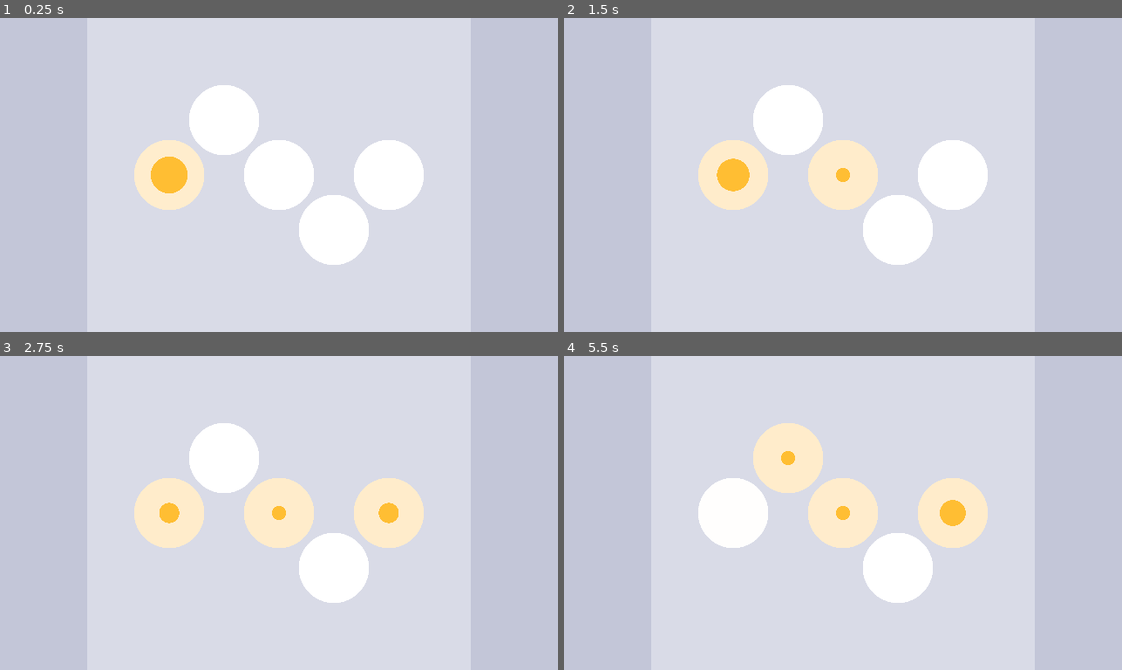
Above: before the commit, frames 1-4 (two rows, left to right).
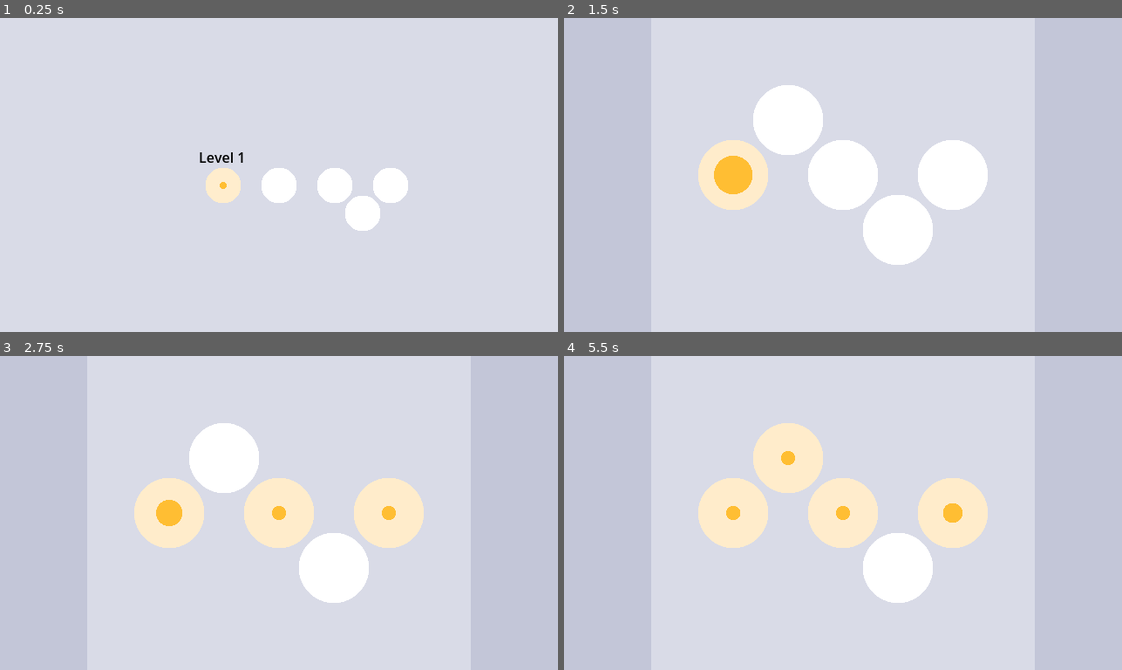
Above: after the commit, the same moments.

Repository: daviddegelder/Holey
Game: Godot game, scene res://main.tscn
The game is run twice, just before and just after one commit, with the same random seed, the same clock (stepped at 60 frames per second) and the same inputs. Before the commit the project starts from res://UI/ui.tscn.
Inputs (mouse positions are in pixels of both pictures, inside the frame that each line leads up to):
- Up to frame 1 (0.25 s): no input
- Up to frame 2 (1.5 s): tap Enter (ui_accept) at 0.5, 0.6, 0.77, 1.07, 1.25 s; move the mouse to (965, 159) at 0.52 s; hold Keypad 6 (East) 0.53-1.25 s; click (965, 159) at 0.67 s; drag from (731, 190) to (843, 175) at 1.27 s
- Up to frame 3 (2.75 s): move the mouse to (334, 443) at 2.02 s; hold Keypad 6 (East) from 2.03 s (still down); tap Enter (ui_accept) at 2.1 s
- Up to frame 4 (5.5 s): release Keypad 6 (East) at 2.75 s; tap Enter (ui_accept) at 2.75, 3.6, 3.77, 4.07, 4.25, 5.1 s; drag from (815, 575) to (675, 465) at 2.77 s; move the mouse to (1010, 560) at 3.52 s; hold Keypad 7 (NorthWest) 3.53-4.25 s; drag from (675, 465) to (843, 513) at 4.27 s; move the mouse to (870, 513) at 5.02 s; hold Keypad 2 (South) from 5.03 s (still down); click (870, 513) at 5.17 s

The runs differ from the first frame. In frame 1, 11% of the frame differs, in the area x 24-76%, y 21-79%; in frame 2, 2.4%; in frame 3, 0.2%; in frame 4, 2.3%.

Commit message:
main scene with puzzle selection

Diff:
--- a/Puzzles/easy/4HoleDiamond.tscn
+++ b/Puzzles/easy/4HoleDiamond.tscn
@@ -6,10 +6,11 @@
 [sub_resource type="RectangleShape2D" id="RectangleShape2D_d4d0e"]
 size = Vector2(128, 128)
 
-[node name="Puzzle" type="CollisionShape2D"]
+[node name="Puzzle" type="CollisionShape2D" node_paths=PackedStringArray("holes")]
 shape = SubResource("RectangleShape2D_d4d0e")
 disabled = true
 script = ExtResource("1_d4d0e")
+holes = [NodePath("Hole2"), NodePath("Hole4"), NodePath("Hole6"), NodePath("Hole8")]
 
 [node name="Hole2" parent="." node_paths=PackedStringArray("neighbours") instance=ExtResource("2_qj7yy")]
 position = Vector2(32, 0)
--- a/Puzzles/hard/7HoleHexagon.tscn
+++ b/Puzzles/hard/7HoleHexagon.tscn
@@ -6,10 +6,11 @@
 [sub_resource type="RectangleShape2D" id="RectangleShape2D_xyf52"]
 size = Vector2(128, 192)
 
-[node name="Puzzle" type="CollisionShape2D"]
+[node name="Puzzle" type="CollisionShape2D" node_paths=PackedStringArray("holes")]
 shape = SubResource("RectangleShape2D_xyf52")
 disabled = true
 script = ExtResource("1_xyf52")
+holes = [NodePath("Hole2"), NodePath("Hole4"), NodePath("Hole5"), NodePath("Hole6"), NodePath("Hole8"), NodePath("Hole9"), NodePath("Hole3")]
 
 [node name="Hole2" parent="." node_paths=PackedStringArray("neighbours") instance=ExtResource("2_7defk")]
 position = Vector2(32, -32)
--- a/Puzzles/medium/5HoleSnake.tscn
+++ b/Puzzles/medium/5HoleSnake.tscn
@@ -6,11 +6,12 @@
 [sub_resource type="RectangleShape2D" id="RectangleShape2D_avyqt"]
 size = Vector2(192, 183)
 
-[node name="Puzzle" type="CollisionShape2D"]
+[node name="Puzzle" type="CollisionShape2D" node_paths=PackedStringArray("holes")]
 position = Vector2(320, 192)
 shape = SubResource("RectangleShape2D_avyqt")
 disabled = true
 script = ExtResource("1_avyqt")
+holes = [NodePath("Hole"), NodePath("Hole6"), NodePath("Hole7"), NodePath("Hole8"), NodePath("Hole9")]
 
 [node name="Hole" parent="." node_paths=PackedStringArray("neighbours") instance=ExtResource("2_ryu6t")]
 position = Vector2(-64, 0)
--- a/Puzzles/medium/9HoleDiamond.tscn
+++ b/Puzzles/medium/9HoleDiamond.tscn
@@ -6,10 +6,11 @@
 [sub_resource type="RectangleShape2D" id="RectangleShape2D_dlh53"]
 size = Vector2(192, 183)
 
-[node name="Puzzle" type="CollisionShape2D"]
+[node name="Puzzle" type="CollisionShape2D" node_paths=PackedStringArray("holes")]
 shape = SubResource("RectangleShape2D_dlh53")
 disabled = true
 script = ExtResource("1_dvfba")
+holes = [NodePath("Hole"), NodePath("Hole2"), NodePath("Hole4"), NodePath("Hole5"), NodePath("Hole6"), NodePath("Hole7"), NodePath("Hole8"), NodePath("Hole9"), NodePath("Hole3")]
 
 [node name="Hole" parent="." node_paths=PackedStringArray("neighbours") instance=ExtResource("2_cjfr8")]
 position = Vector2(-64, 0)
@@ -107,6 +108,7 @@
 7: NodePath("../Hole"),
 8: NodePath("../Hole6")
 }
+fill_level = 9
 
 [node name="Hole9" parent="." node_paths=PackedStringArray("neighbours") instance=ExtResource("2_cjfr8")]
 position = Vector2(32, 32)
--- a/Puzzles/puzzle.gd
+++ b/Puzzles/puzzle.gd
@@ -22,8 +22,8 @@
 			child.detect_neighbours()
 
 func is_complete() -> bool:
-	var result = true
 	for hole in holes:
 		if !hole.is_complete():
 			return false
+	print_debug("puzzle complete")
 	return true
--- a/Systems/level_sequence.gd
+++ /dev/null
@@ -1,14 +0,0 @@
-extends Node2D
-
-@export var puzzles: Array[Puzzle]
-
-var current_puzzle:
-
-# Called when the node enters the scene tree for the first time.
-func _ready():
-	pass # Replace with function body.
-
-
-# Called every frame. 'delta' is the elapsed time since the previous frame.
-func _process(delta):
-	pass
--- a/Systems/level_sequence.tscn
+++ /dev/null
@@ -1,23 +0,0 @@
-[gd_scene load_steps=5 format=3 uid="uid://bpxkmqivd5kjv"]
-
-[ext_resource type="Script" uid="uid://cbpien1iyryme" path="res://Systems/level_sequence.gd" id="1_d2y4n"]
-[ext_resource type="PackedScene" uid="uid://chm3wywt56q6y" path="res://Puzzles/hard/7HoleHexagon.tscn" id="2_oh7rv"]
-[ext_resource type="PackedScene" uid="uid://b67khx535j4tj" path="res://Puzzles/medium/5HoleSnake.tscn" id="3_pgem6"]
-[ext_resource type="PackedScene" uid="uid://b70jqp0cn02wi" path="res://Puzzles/medium/9HoleDiamond.tscn" id="4_ld6er"]
-
-[node name="LevelSequence" type="Node2D" node_paths=PackedStringArray("puzzles")]
-script = ExtResource("1_d2y4n")
-puzzles = [NodePath("Levels/5HoleSnake"), NodePath("Levels/7HoleHexagon"), NodePath("Levels/9HoleDiamond")]
-
-[node name="Levels" type="Node2D" parent="."]
-position = Vector2(320, 160)
-
-[node name="7HoleHexagon" parent="Levels" instance=ExtResource("2_oh7rv")]
-visible = false
-
-[node name="5HoleSnake" parent="Levels" instance=ExtResource("3_pgem6")]
-visible = false
-position = Vector2(0, 0)
-
-[node name="9HoleDiamond" parent="Levels" instance=ExtResource("4_ld6er")]
-visible = false
--- a/UI/level_select.gd
+++ b/UI/level_select.gd
@@ -15,4 +15,5 @@
 		if level.is_selected():
 			camera.position = level.position
 			if Input.is_action_just_released("ui_accept"):
-				level_selected.emit(level.puzzle)
+				level_selected.emit(level.scene)
+				#get_tree().change_scene_to_packed(level.scene)
--- a/UI/level_select.tscn
+++ b/UI/level_select.tscn
@@ -1,7 +1,12 @@
-[gd_scene load_steps=3 format=3 uid="uid://crpaljc720oiq"]
+[gd_scene load_steps=8 format=3 uid="uid://crpaljc720oiq"]
 
 [ext_resource type="Script" uid="uid://bfigo67a7avoe" path="res://UI/level_select.gd" id="1_qgm14"]
 [ext_resource type="PackedScene" uid="uid://bkeyjb10v8bch" path="res://UI/level_selector.tscn" id="2_qgm14"]
+[ext_resource type="PackedScene" uid="uid://brdnb6jobe0hs" path="res://Puzzles/easy/4HoleDiamond.tscn" id="3_r21oy"]
+[ext_resource type="PackedScene" uid="uid://b67khx535j4tj" path="res://Puzzles/medium/5HoleSnake.tscn" id="4_nxlbo"]
+[ext_resource type="PackedScene" uid="uid://b70jqp0cn02wi" path="res://Puzzles/medium/9HoleDiamond.tscn" id="5_pi8co"]
+[ext_resource type="PackedScene" uid="uid://chm3wywt56q6y" path="res://Puzzles/hard/7HoleHexagon.tscn" id="6_qldn0"]
+[ext_resource type="PackedScene" uid="uid://0mnm0l2sntld" path="res://Puzzles/hard/25-04.tscn" id="7_cd8ej"]
 
 [node name="LevelSelect" type="Node2D" node_paths=PackedStringArray("levels")]
 script = ExtResource("1_qgm14")
@@ -9,6 +14,7 @@
 
 [node name="LevelSelector" parent="." instance=ExtResource("2_qgm14")]
 position = Vector2(256, 192)
+scene = ExtResource("3_r21oy")
 
 [node name="Hole" parent="LevelSelector" index="0" node_paths=PackedStringArray("neighbours")]
 neighbours = {
@@ -25,6 +31,7 @@
 
 [node name="LevelSelector2" parent="." instance=ExtResource("2_qgm14")]
 position = Vector2(320, 192)
+scene = ExtResource("4_nxlbo")
 
 [node name="Hole" parent="LevelSelector2" index="0" node_paths=PackedStringArray("neighbours")]
 neighbours = {
@@ -46,6 +53,7 @@
 
 [node name="LevelSelector3" parent="." instance=ExtResource("2_qgm14")]
 position = Vector2(384, 192)
+scene = ExtResource("5_pi8co")
 
 [node name="Hole" parent="LevelSelector3" index="0" node_paths=PackedStringArray("neighbours")]
 neighbours = {
@@ -66,6 +74,7 @@
 
 [node name="LevelSelector4" parent="." instance=ExtResource("2_qgm14")]
 position = Vector2(448, 192)
+scene = ExtResource("6_qldn0")
 
 [node name="Hole" parent="LevelSelector4" index="0" node_paths=PackedStringArray("neighbours")]
 neighbours = {
@@ -88,6 +97,7 @@
 
 [node name="LevelSelector5" parent="." instance=ExtResource("2_qgm14")]
 position = Vector2(416, 224)
+scene = ExtResource("7_cd8ej")
 
 [node name="Hole" parent="LevelSelector5" index="0" node_paths=PackedStringArray("neighbours")]
 neighbours = {
--- a/UI/level_selector.tscn
+++ b/UI/level_selector.tscn
@@ -28,14 +28,14 @@
 tracks/0/type = "value"
 tracks/0/imported = false
 tracks/0/enabled = true
-tracks/0/path = NodePath("Title:modulate:a")
+tracks/0/path = NodePath("Title:modulate")
 tracks/0/interp = 1
 tracks/0/loop_wrap = true
 tracks/0/keys = {
 "times": PackedFloat32Array(0),
 "transitions": PackedFloat32Array(1),
 "update": 0,
-"values": [1.0]
+"values": [Color(0, 1, 0, 0)]
 }
 
 [sub_resource type="Animation" id="Animation_n1v2o"]
@@ -69,7 +69,7 @@
 fill_level = 1
 
 [node name="Title" type="Label" parent="."]
-modulate = Color(0, 0, 0, 1)
+modulate = Color(0, 1, 0, 0)
 offset_left = -28.0
 offset_top = -44.0
 offset_right = 26.0
--- a/UI/puzzle_ui.gd
+++ b/UI/puzzle_ui.gd
@@ -1,7 +1,10 @@
 extends Node
+
 @export var puzzle: PackedScene
 @onready var puzzle_scaler: RectangleScale2D = $Control/HBoxContainer/PuzzleContainer/RectScale2D
 @onready var current_puzzle: Puzzle = $Control/HBoxContainer/PuzzleContainer/RectScale2D/Puzzle
+
+signal puzzle_complete(puzzle: Puzzle)
 
 func _ready():
 	load_puzzle(puzzle.instantiate())
@@ -11,3 +14,7 @@
 	puzzle_scaler.add_child(new_puzzle)
 	puzzle_scaler.target = new_puzzle
 	current_puzzle = new_puzzle
+
+func _process(_delta):
+	if current_puzzle.is_complete():
+		puzzle_complete.emit(current_puzzle)
--- a/UI/ui.tscn
+++ b/UI/ui.tscn
@@ -9,12 +9,18 @@
 [sub_resource type="RectangleShape2D" id="RectangleShape2D_c7tqi"]
 size = Vector2(64, 64)
 
-[node name="PuzzleUI" type="Node"]
+[node name="PuzzleUI" type="Control"]
+layout_mode = 3
+anchors_preset = 15
+anchor_right = 1.0
+anchor_bottom = 1.0
+grow_horizontal = 2
+grow_vertical = 2
 script = ExtResource("1_3sbvi")
 puzzle = ExtResource("2_nm1m0")
 
 [node name="Control" type="Control" parent="." node_paths=PackedStringArray("landscape_mode_container", "portrait_mode_container")]
-layout_mode = 3
+layout_mode = 1
 anchors_preset = 15
 anchor_right = 1.0
 anchor_bottom = 1.0
--- /dev/null
+++ b/main.gd
@@ -0,0 +1,31 @@
+extends Node
+
+@onready var puzzle_ui_layer: CanvasLayer = $Puzzle
+@onready var level_select_layer: CanvasLayer = $LevelSelect
+
+@onready var puzzle_ui: Control = $Puzzle/PuzzleUI
+
+var active_layer: CanvasLayer = level_select_layer
+
+func _ready():
+	deactivate_layer(puzzle_ui_layer)
+	activate_layer(level_select_layer)
+
+func activate_layer(layer: CanvasLayer):
+	if active_layer:
+		deactivate_layer(active_layer)
+	layer.show()
+	layer.process_mode = Node.PROCESS_MODE_INHERIT
+	active_layer = layer
+
+func deactivate_layer(layer: CanvasLayer):
+	layer.hide()
+	layer.process_mode = Node.PROCESS_MODE_DISABLED
+
+func _on_puzzle_ui_puzzle_complete(puzzle):
+	activate_layer(level_select_layer)
+
+
+func _on_level_select_level_selected(level):
+	puzzle_ui.load_puzzle(level.instantiate())
+	activate_layer(puzzle_ui_layer)
--- /dev/null
+++ b/main.tscn
@@ -0,0 +1,20 @@
+[gd_scene load_steps=4 format=3 uid="uid://c0kxm7ceurpv3"]
+
+[ext_resource type="PackedScene" uid="uid://6kyh0plkcy8e" path="res://UI/ui.tscn" id="1_0xm2m"]
+[ext_resource type="Script" uid="uid://bthmtsoy1lrrr" path="res://main.gd" id="1_h2yge"]
+[ext_resource type="PackedScene" uid="uid://crpaljc720oiq" path="res://UI/level_select.tscn" id="2_h2yge"]
+
+[node name="Main" type="Node"]
+script = ExtResource("1_h2yge")
+
+[node name="Puzzle" type="CanvasLayer" parent="."]
+visible = false
+
+[node name="PuzzleUI" parent="Puzzle" instance=ExtResource("1_0xm2m")]
+
+[node name="LevelSelect" type="CanvasLayer" parent="."]
+
+[node name="LevelSelect" parent="LevelSelect" instance=ExtResource("2_h2yge")]
+
+[connection signal="puzzle_complete" from="Puzzle/PuzzleUI" to="." method="_on_puzzle_ui_puzzle_complete"]
+[connection signal="level_selected" from="LevelSelect/LevelSelect" to="." method="_on_level_select_level_selected"]
--- a/project.godot
+++ b/project.godot
@@ -11,7 +11,7 @@
 [application]
 
 config/name="Holey-Godot"
-run/main_scene="uid://6kyh0plkcy8e"
+run/main_scene="uid://c0kxm7ceurpv3"
 config/features=PackedStringArray("4.4")
 boot_splash/bg_color=Color(0.85098, 0.858824, 0.905882, 1)
 boot_splash/fullsize=false
Not shown, removed: Systems/level_sequence.gd.uid
Not shown: 1 places in UI/PuzzleSelector.tscn that only renumber resources
Not shown, added: main.gd.uid
